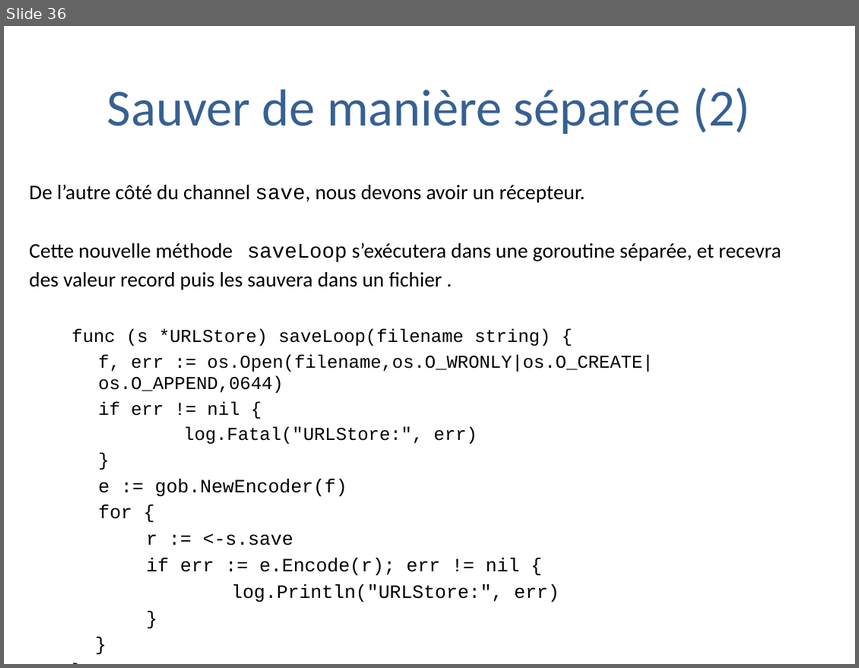
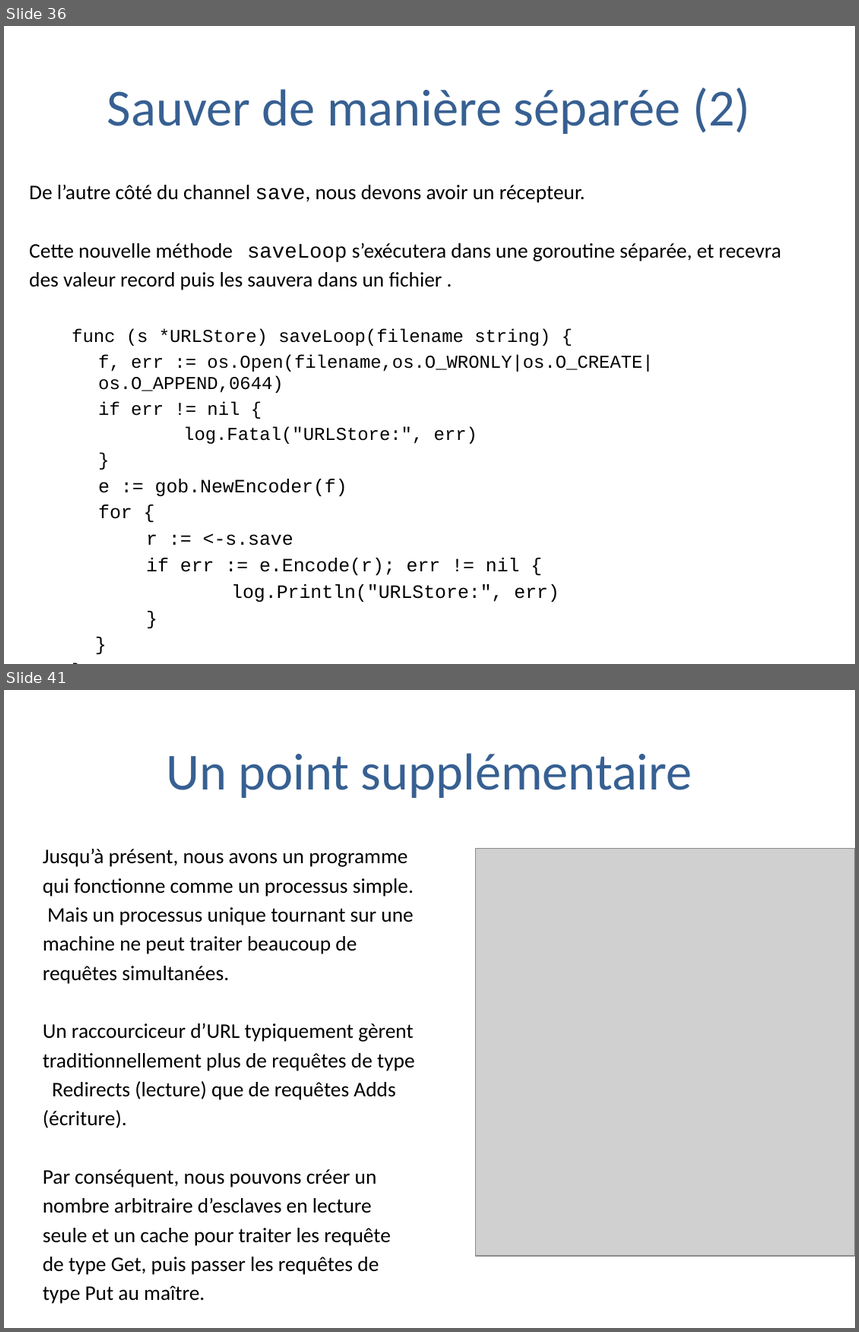
Before and after one commit to trash-anger/golang-france, a slide deck: Go-documentation/cours-general/Pratique de la programmation en go.pptx. Shown one above the other, each under a label of ours: slide 36 before the commit, slides 36 and 41 after it; the slides between them are not shown. The pictures are 859x668 and 859x1332 pixels, drawn with LibreOffice and Linux fonts; fonts in the diff are those of the drawing; grey boxes stand for pictures; background and template pictures are left out. Boxes give left, top, right and bottom in pixels: in the first picture for what was removed or moved away, otherwise in the second. Text is boxed around its words. In the diff, an @@ line names an element or a change of style, - is before the commit and + after.

```diff
--- a/Go-documentation/cours-general/Pratique de la programmation en go.pptx
+++ b/Go-documentation/cours-general/Pratique de la programmation en go.pptx
@@ slide 41 added at bbox=[4, 690, 855, 1328], background #FFFFFF @@
@@ title added at bbox=[166, 753, 693, 798], 44 pt, text #376092 @@
+Un point supplémentaire
@@ text added at bbox=[43, 849, 415, 1275], 17.6 pt, text #000000 @@
+Jusqu’à présent, nous avons un programme
+qui fonctionne comme un processus simple.
+Mais un processus unique tournant sur une
+machine ne peut traiter beaucoup de
+requêtes simultanées.
+Un raccourciceur d’URL typiquement gèrent
+traditionnellement plus de requêtes de type
+Redirects (lecture) que de requêtes Adds
+(écriture).
+Par conséquent, nous pouvons créer un
+nombre arbitraire d’esclaves en lecture
+seule et un cache pour traiter les requête
+de type Get, puis passer les requêtes de
+type Put au maître.
@@ picture added at bbox=[475, 848, 855, 1256] @@
```
Also in this commit, not shown: 1 slide changed, 20 other slides added, 1 other file.
